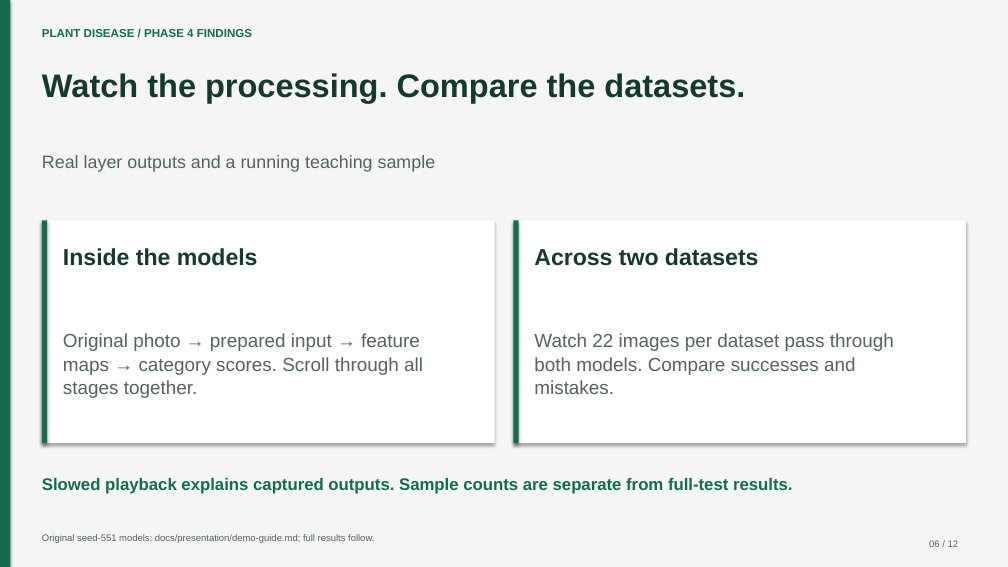
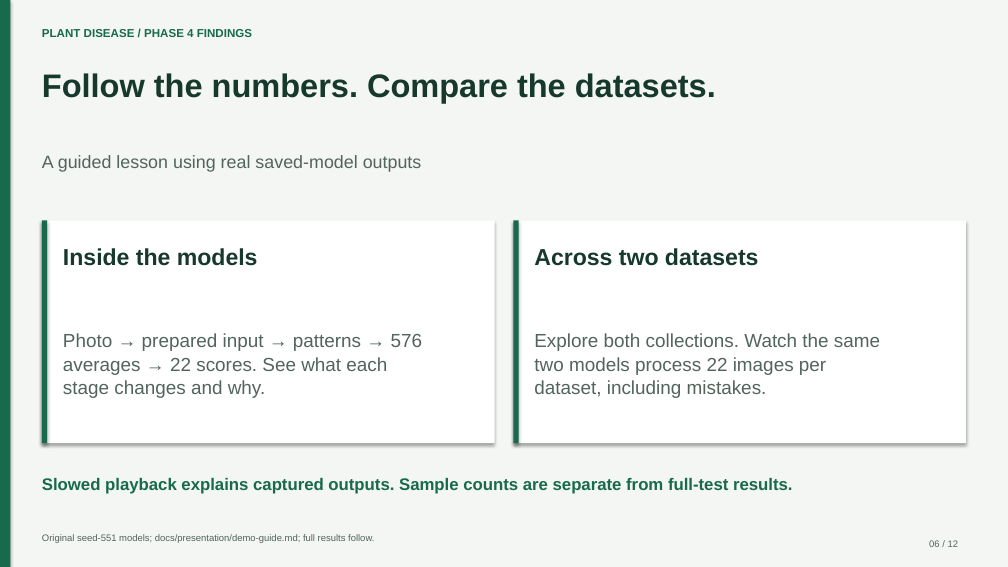
Before and after one commit to EnragedWaters/CECS-551-Plant-Disease-Classification, a slide deck: slide 6 of docs/presentation/Phase-4-Presentation.pptx. Drawn at 1008x567 pixels with LibreOffice and Linux fonts; fonts in the diff are those of the drawing. Boxes give left, top, right and bottom in pixels: in the first picture for what was removed or moved away, otherwise in the second. Text is boxed around its words. In the diff, an @@ line names an element or a change of style, - is before the commit and + after.

Commit message:
Update the presentation and guides for the learning demo

```diff
--- a/docs/presentation/Phase-4-Presentation.pptx
+++ b/docs/presentation/Phase-4-Presentation.pptx
@@ text at [42, 73, 716, 103]: text changed @@
-Watch the processing. Compare the datasets.
+Follow the numbers. Compare the datasets.
@@ text at [42, 155, 422, 172]: text changed @@
-Real layer outputs and a running teaching sample
+A guided lesson using real saved-model outputs
@@ text at [63, 333, 423, 398]: text changed @@
-Original photo → prepared input → feature
-maps → category scores. Scroll through all
-stages together.
+Photo → prepared input → patterns → 576
+averages → 22 scores. See what each
+stage changes and why.
@@ text at [534, 333, 880, 398]: text changed @@
-Watch 22 images per dataset pass through
-both models. Compare successes and
-mistakes.
+Explore both collections. Watch the same
+two models process 22 images per
+dataset, including mistakes.
```
Also in this commit, not shown: 9 other files.
